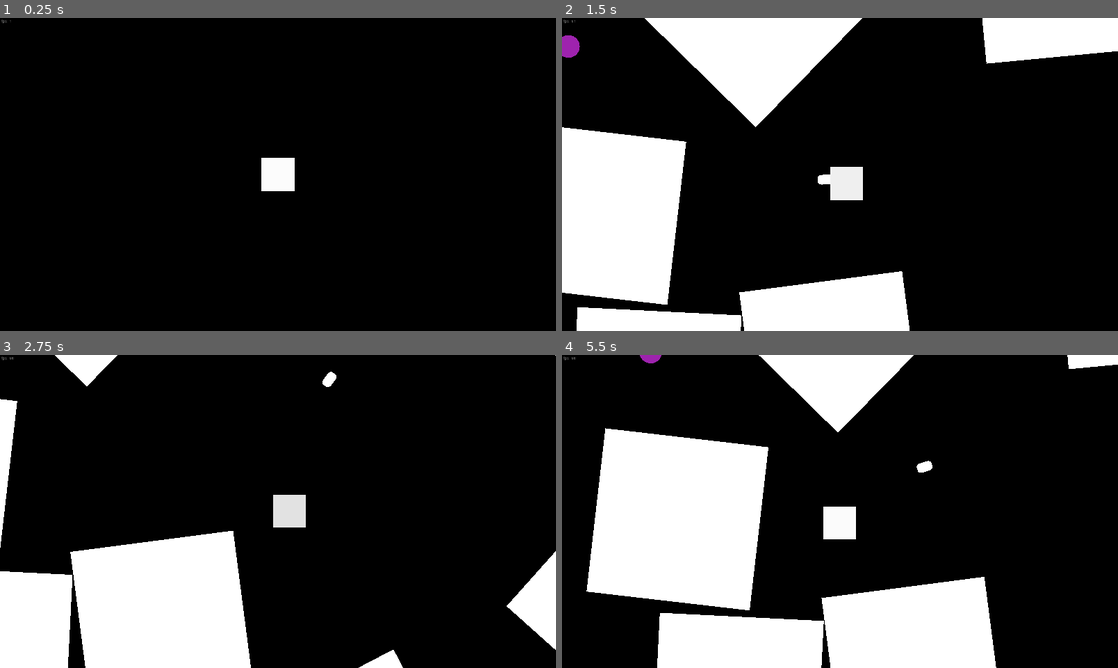
Above: before the commit, frames 1-4 (two rows, left to right).
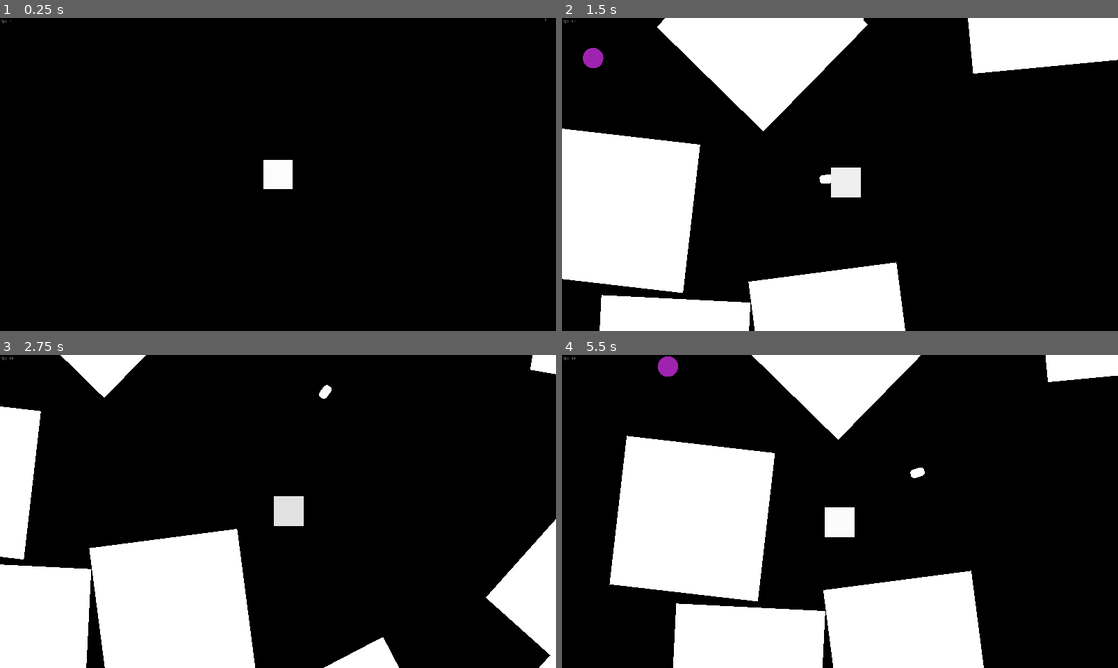
Above: after the commit, the same moments.

Repository: 0stam/void
Game: Godot game, scene res://main/Main.tscn
Two runs of this game, one before a commit and one after it. Both use one fixed random seed, a clock stepped at 60 frames per second and the inputs below.
Inputs (mouse positions are in pixels of both pictures, inside the frame that each line leads up to):
- Up to frame 1 (0.25 s): no input
- Up to frame 2 (1.5 s): move the mouse to (962, 158) at 0.52 s; hold D (right) 0.53-1.28 s; click (962, 158) at 0.67 s; move the mouse to (728, 190) at 1.27 s; hold S (down) from 1.28 s (still down); click (728, 190) at 1.42 s
- Up to frame 3 (2.75 s): move the mouse to (333, 442) at 2.02 s; release S (down) at 2.03 s; hold D (right) from 2.03 s (still down); click (333, 442) at 2.17 s
- Up to frame 4 (5.5 s): move the mouse to (812, 574) at 2.77 s; release D (right) at 2.78 s; hold W (up) 2.78-3.53 s; click (812, 574) at 2.92 s; move the mouse to (1006, 558) at 3.52 s; hold A (left) 3.53-5.03 s; click (1006, 558) at 3.67 s; move the mouse to (673, 464) at 4.27 s; click (673, 464) at 4.42 s; move the mouse to (867, 511) at 5.02 s; hold S (down) from 5.03 s (still down); click (867, 511) at 5.17 s

The runs differ from the first frame. In frame 1, 0.2% of the frame differs, in the area x 47-99%, y 0-56%; in frame 2, 6.9%; in frame 3, 7.3%; in frame 4, 8.4%, in the area x 4-100%, y 0-100%.

Commit message:
Make balance changes + add progress counter

Diff:
--- a/entities/Enemy.gd
+++ b/entities/Enemy.gd
@@ -1,6 +1,6 @@
 extends KinematicBody2D
 
-var speed : int = 700
+var speed : int = 601
 var acceleration : float = 8
 
 var velocity : Vector2 = Vector2.ZERO
@@ -27,4 +27,5 @@
 
 func _on_PlayerCollision_body_entered(_body):
 # warning-ignore:return_value_discarded
+	print(Global.player_progress)
 	get_tree().change_scene("res://main/Main.tscn")
--- a/entities/Enemy.tscn
+++ b/entities/Enemy.tscn
@@ -8,6 +8,7 @@
 
 [node name="Enemy" type="KinematicBody2D"]
 collision_layer = 16
+collision_mask = 17
 script = ExtResource( 2 )
 
 [node name="Sprite" type="Sprite" parent="."]
--- a/entities/Player.gd
+++ b/entities/Player.gd
@@ -12,10 +12,12 @@
 var velocity : Vector2 = Vector2.ZERO
 var chunk_positions : Array = []
 var chunk_size : int = Global.chunk_extend * 2
+var can_shoot : bool = true
 
 var bullet : PackedScene = preload("res://entities/Bullet.tscn")
 
 onready var energy : float = max_energy
+onready var shoot_timer : Timer = $ShootTimer
 
 
 func _ready():
@@ -43,6 +45,7 @@
 	modulate = Color(percentage, percentage, percentage)
 	if energy < 0:
 # warning-ignore:return_value_discarded
+		print(Global.player_progress)
 		get_tree().change_scene("res://main/Main.tscn")
 
 	Global.player_position = position
@@ -61,12 +64,10 @@
 
 func on_chunk_created(chunk_position : Vector2):
 	chunk_positions.append(chunk_position)
-	print("New chunk: ", chunk_position)
 
 
 func on_chunk_destroyed(chunk_position : Vector2):
 	chunk_positions.erase(chunk_position)
-	print("Chunk destroyed: ", chunk_position)
 
 
 func restore_energy(amount : float = max_energy):
@@ -74,9 +75,15 @@
 
 
 func _input(event):
-	if event is InputEventMouseButton and event.button_index == BUTTON_LEFT and event.pressed:
+	if event is InputEventMouseButton and event.button_index == BUTTON_LEFT and event.pressed and can_shoot:
 		var spawn = bullet.instance()
 		spawn.direction = global_position.direction_to(get_global_mouse_position())
 		spawn.position = position
 		spawn.velocity = velocity / 2
 		get_node("../Bullets").add_child(spawn)
+
+		can_shoot = false
+		shoot_timer.start()
+
+func _on_ShootTimer_timeout():
+	can_shoot = true
--- a/entities/Player.tscn
+++ b/entities/Player.tscn
@@ -18,6 +18,7 @@
 
 [node name="Camera" type="Camera2D" parent="."]
 current = true
+zoom = Vector2( 1.1, 1.1 )
 smoothing_enabled = true
 smoothing_speed = 15.0
 
@@ -30,4 +31,9 @@
 
 [node name="Tween" type="Tween" parent="."]
 
+[node name="ShootTimer" type="Timer" parent="."]
+wait_time = 0.3
+one_shot = true
+
 [connection signal="timeout" from="ChunkTimer" to="." method="_on_ChunkTimer_timeout"]
+[connection signal="timeout" from="ShootTimer" to="." method="_on_ShootTimer_timeout"]
--- a/global/global.gd
+++ b/global/global.gd
@@ -2,7 +2,7 @@
 
 # Settings
 var chunk_extend : float = 1000
-var end : float = 100000
+var end : float = 30000
 
 # Player position
 var player_position : Vector2 = Vector2.ZERO  # Updated before every chunk generation
@@ -14,3 +14,5 @@
 		player_progress = player_position.length() / end
 	else:
 		player_progress = 0
+	if player_progress >= 1:
+		get_tree().quit()
--- /dev/null
+++ b/main/Label.gd
@@ -0,0 +1,4 @@
+extends Label
+
+func _process(delta):
+	text = str(Global.player_progress * 100)
--- a/main/Main.tscn
+++ b/main/Main.tscn
@@ -1,9 +1,10 @@
-[gd_scene load_steps=5 format=2]
+[gd_scene load_steps=6 format=2]
 
 [ext_resource path="res://entities/Player.tscn" type="PackedScene" id=1]
 [ext_resource path="res://effects/Wave.tscn" type="PackedScene" id=2]
 [ext_resource path="res://main/Main.gd" type="Script" id=3]
 [ext_resource path="res://FPSLabel.gd" type="Script" id=4]
+[ext_resource path="res://main/Label.gd" type="Script" id=5]
 
 [node name="Main" type="Node2D"]
 script = ExtResource( 3 )
@@ -14,6 +15,24 @@
 anchor_right = 1.0
 anchor_bottom = 1.0
 color = Color( 0, 0, 0, 1 )
+__meta__ = {
+"_edit_use_anchors_": false
+}
+
+[node name="UI" type="Control" parent="ParallaxBackground"]
+anchor_right = 1.0
+anchor_bottom = 1.0
+__meta__ = {
+"_edit_use_anchors_": false
+}
+
+[node name="Label" type="Label" parent="ParallaxBackground/UI"]
+anchor_left = 1.0
+anchor_right = 1.0
+margin_left = -40.0
+margin_bottom = 14.0
+text = "Halo?"
+script = ExtResource( 5 )
 __meta__ = {
 "_edit_use_anchors_": false
 }
--- a/project.godot
+++ b/project.godot
@@ -71,10 +71,6 @@
 2d_physics/layer_4="Bullets"
 2d_physics/layer_5="Enemies"
 
-[physics]
-
-common/enable_pause_aware_picking=true
-
 [rendering]
 
 environment/default_environment="res://default_env.tres"
--- a/terrain/Chunk.gd
+++ b/terrain/Chunk.gd
@@ -19,7 +19,7 @@
 		spawn.position = spawn_position
 		spawn.rotation = rand_range(0, 2 * PI)
 		add_child(spawn)
-	if (Global.player_progress - 0.1) < randf():
+	if (Global.player_progress - 0.2) < randf():
 		add_child(energy.instance())
 	if (Global.player_progress) > randf():
 		var spawn = enemy.instance()
Not shown, added: export_presets.cfg
